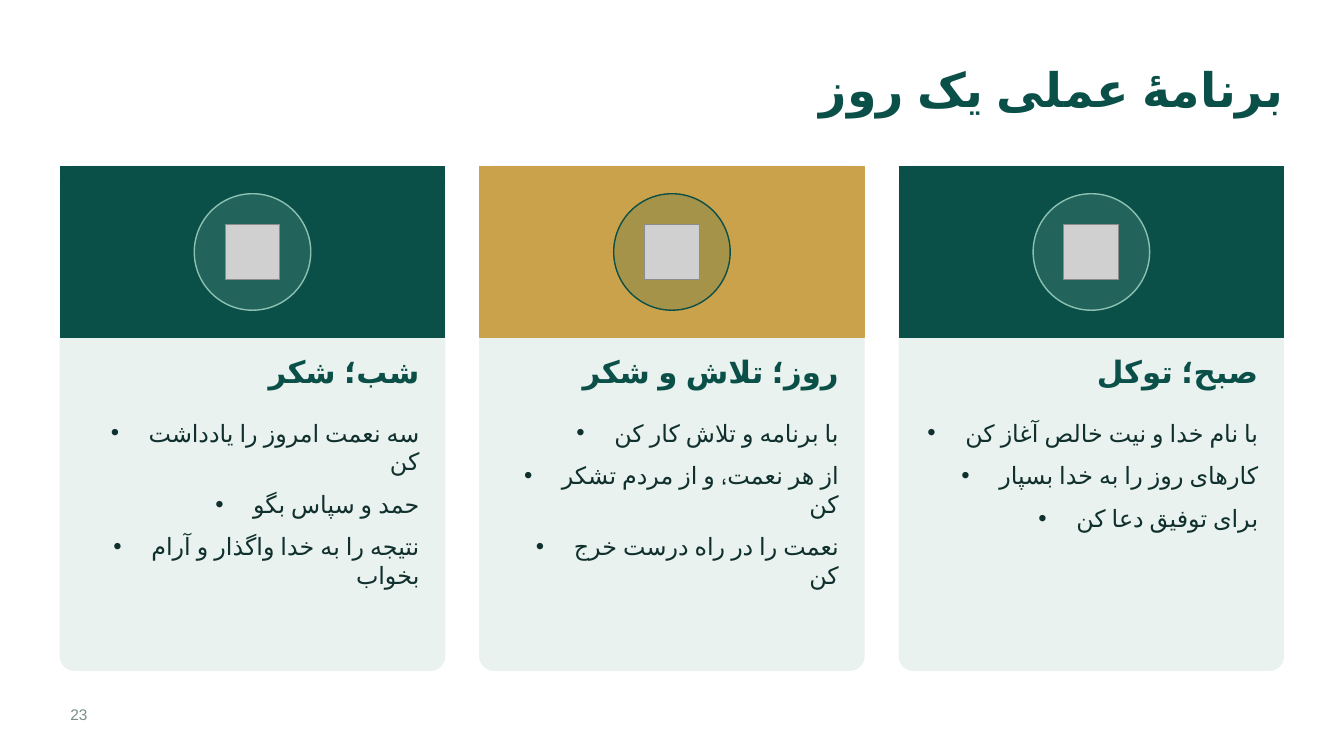
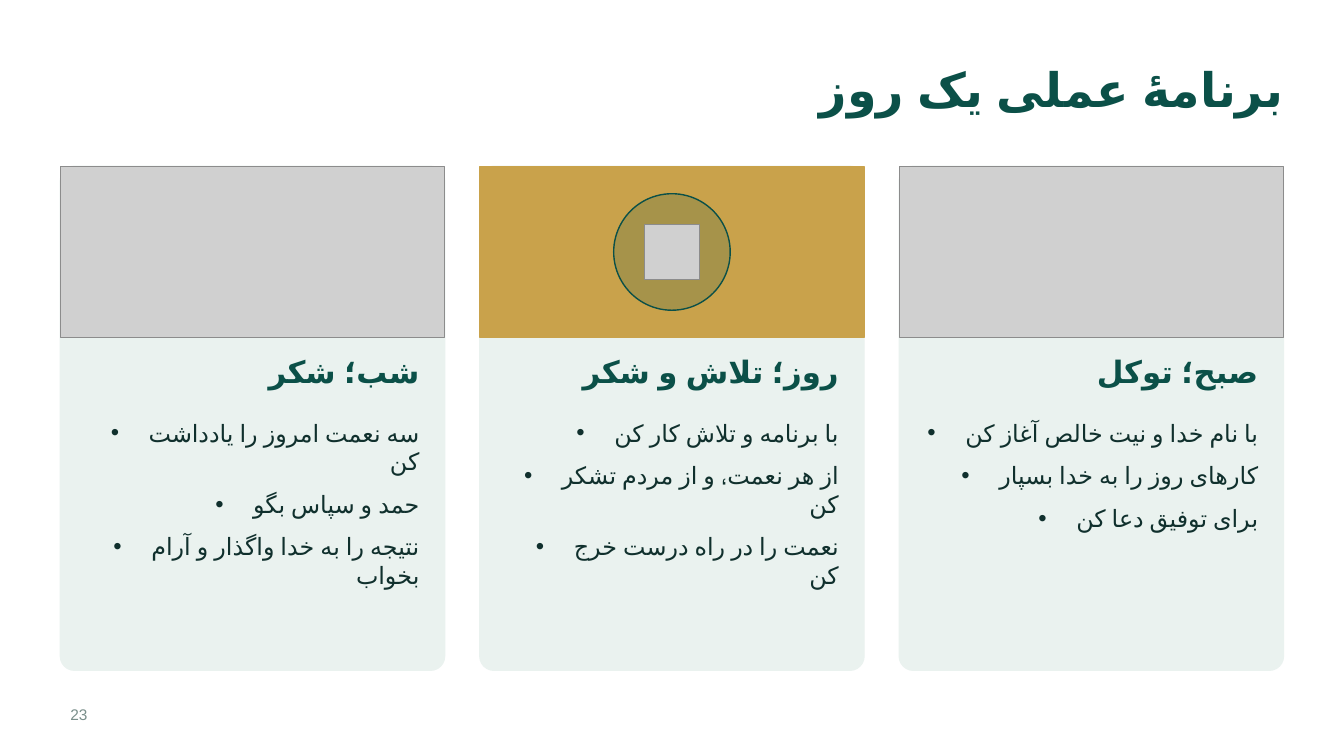
Before and after one commit to abdollahitaha55-png/TahaAbdollahi, a slide deck: slide 23 of shokr_tavakkol/shokr_va_tavakkol.pptx. Drawn at 1344x756 pixels with LibreOffice and Linux fonts; fonts in the diff are those of the drawing; grey boxes stand for pictures. Boxes give left, top, right and bottom in pixels: in the first picture for what was removed or moved away, otherwise in the second. Text is boxed around its words. In the diff, an @@ line names an element or a change of style, - is before the commit and + after.

```diff
--- a/shokr_tavakkol/shokr_va_tavakkol.pptx
+++ b/shokr_tavakkol/shokr_va_tavakkol.pptx
@@ rectangle removed at <box>60,166,445,338</box> @@
@@ picture added at <box>60,166,445,338</box> @@
@@ rectangle removed at <box>899,166,1284,338</box> @@
@@ picture added at <box>899,166,1284,338</box> @@
@@ ellipse removed at <box>195,194,312,311</box> @@
@@ ellipse removed at <box>1033,194,1150,311</box> @@
@@ picture removed at <box>225,225,279,279</box> @@
@@ picture removed at <box>1065,225,1119,279</box> @@
```
Also in this commit, not shown: 7 other slides changed, 18 other files.
